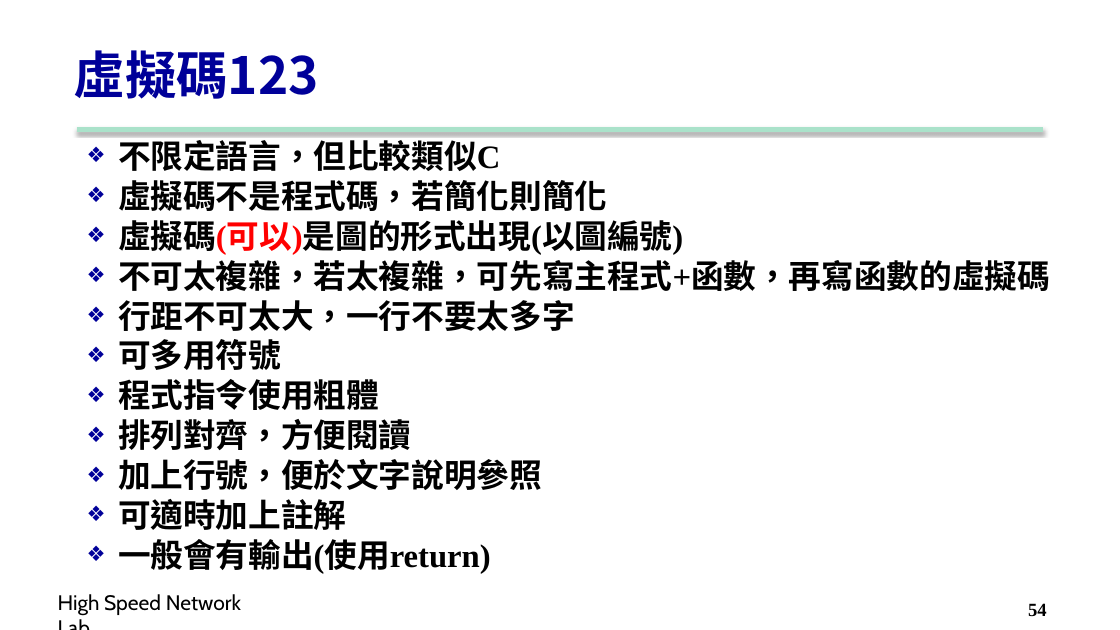
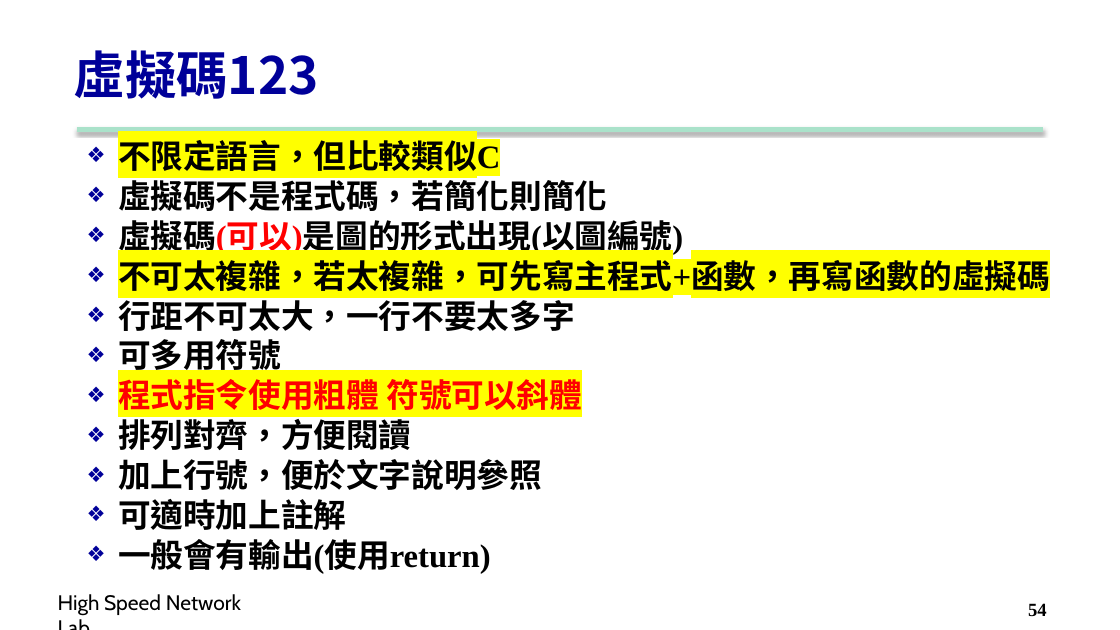
Before and after one commit to carina419/NTUST, a slide deck: slide 54 of MI5014701 科技研究與論文寫作 Technology Research and Thesis Writing/5. Notation-Algorithm.pptx. Drawn at 1120x630 pixels with LibreOffice and Linux fonts; fonts in the diff are those of the drawing; background and template pictures are left out. Boxes give left, top, right and bottom in pixels: in the first picture for what was removed or moved away, otherwise in the second. Text is boxed around its words. In the diff, an @@ line names an element or a change of style, - is before the commit and + after.

```diff
--- a/MI5014701 科技研究與論文寫作 Technology Research and Thesis Writing/5. Notation-Algorithm.pptx
+++ b/MI5014701 科技研究與論文寫作 Technology Research and Thesis Writing/5. Notation-Algorithm.pptx
@@ text at [118,135,1050,296]: highlight none to #FFFF00 in "不限定語言，但比較類似C", "不可太複雜，若太複雜，可先寫主程式+函數，再寫函數的虛擬碼" @@
@@ text at [118,379,582,410]: text changed; text colour #000000 to #FF0000 @@
-❖ 程式指令使用粗體
+❖ 程式指令使用粗體 符號可以斜體
```
Also in this commit, not shown: 13 other slides changed, 2 other files.
